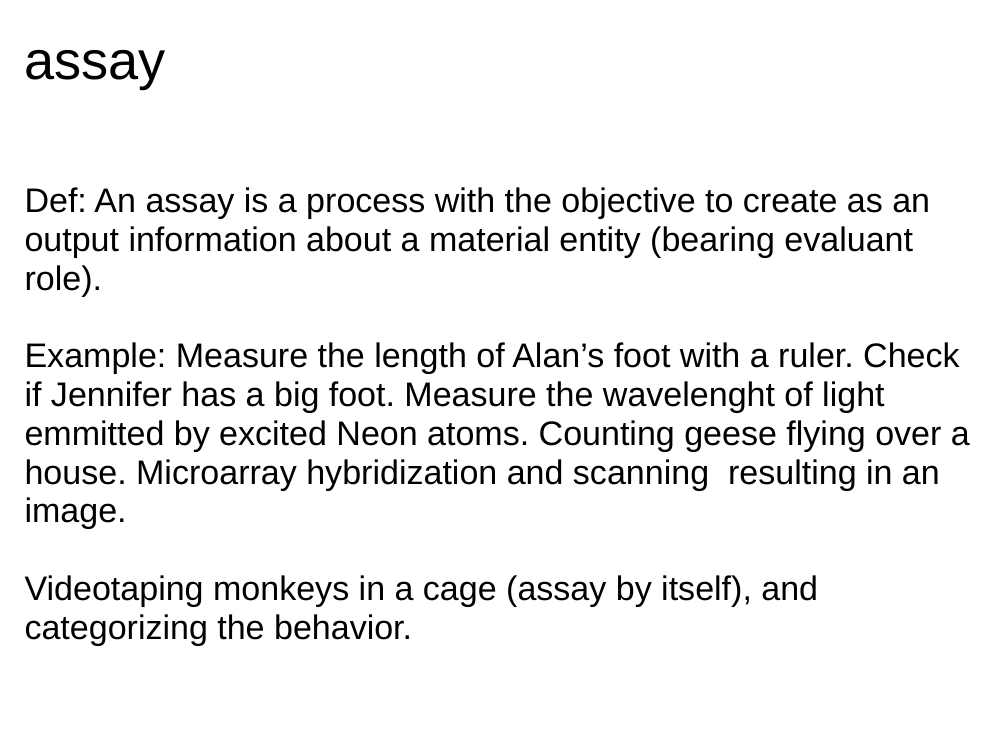
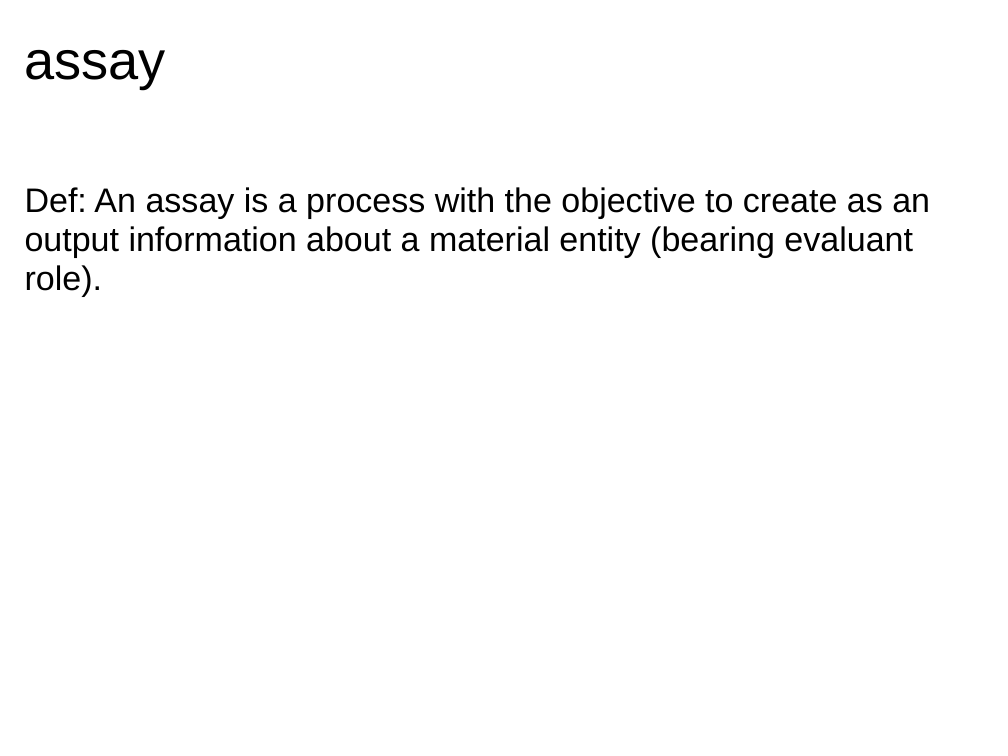
Before and after one commit to obi-ontology/obi-legacy-svn, a slide deck: slide 8 of trunk/docs/developer/PlanAndPlannedProcessDocs/Plans_and_Planned_Processes.ppt. Drawn at 1008x756 pixels with LibreOffice and Linux fonts; fonts in the diff are those of the drawing. Boxes give left, top, right and bottom in pixels: in the first picture for what was removed or moved away, otherwise in the second. Text is boxed around its words. In the diff, an @@ line names an element or a change of style, - is before the commit and + after.

```diff
--- a/trunk/docs/developer/PlanAndPlannedProcessDocs/Plans_and_Planned_Processes.ppt
+++ b/trunk/docs/developer/PlanAndPlannedProcessDocs/Plans_and_Planned_Processes.ppt
@@ text at [25,342,970,646]: paragraphs removed @@
-Example: Measure the length of Alan’s foot with a ruler. Check if Jennifer has a big foot. Measure the wavelenght of light emmitted by excited Neon atoms. Counting geese flying over a house. Microarray hybridization and scanning resulting in an image.
-Videotaping monkeys in a cage (assay by itself), and categorizing the behavior.
```
Also in this commit, not shown: 10 other slides changed.
